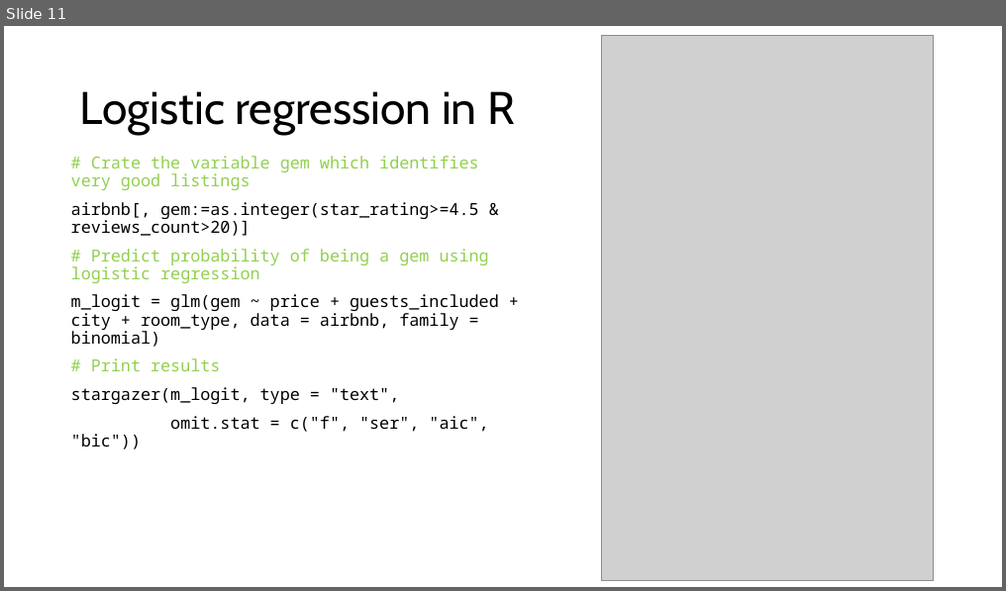
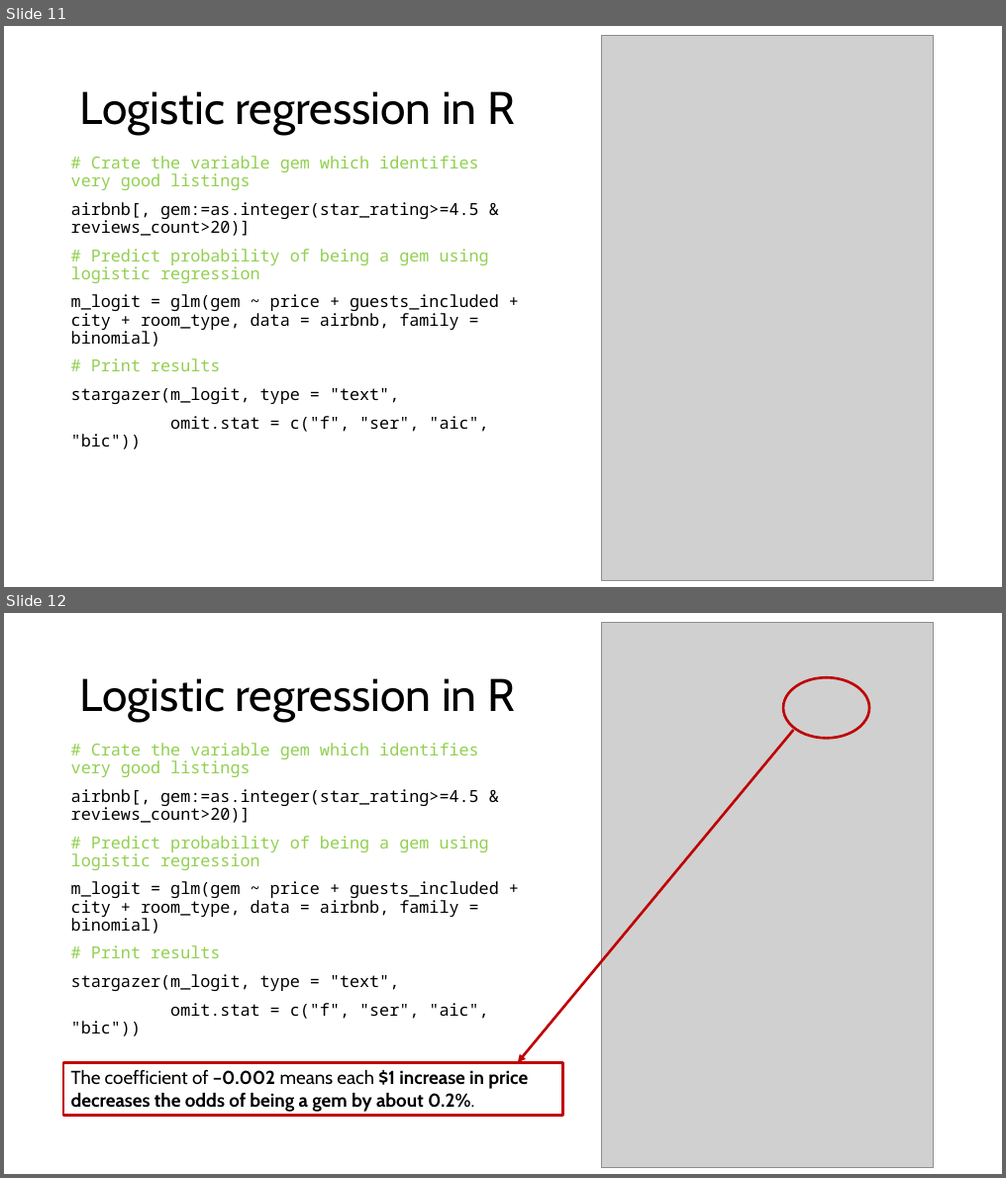
Before and after one commit to dadepro/mkt566, a slide deck: w4/w4-2-logit.pptx. Shown one above the other, each under a label of ours: slide 11 before the commit, slides 11 and 12 after it. The pictures are 1006x591 and 1006x1178 pixels, drawn with LibreOffice and Linux fonts; fonts in the diff are those of the drawing; grey boxes stand for pictures. Boxes give left, top, right and bottom in pixels: in the first picture for what was removed or moved away, otherwise in the second. Text is boxed around its words. In the diff, an @@ line names an element or a change of style, - is before the commit and + after.

Commit message:
slides w4

```diff
--- a/w4/w4-2-logit.pptx
+++ b/w4/w4-2-logit.pptx
@@ slide 12 added at (x1=4, y1=613, x2=1002, y2=1174), background #FFFFFF @@
@@ picture added at (x1=602, y1=622, x2=934, y2=1167) @@
@@ title added at (x1=80, y1=678, x2=515, y2=722), 44 pt, text #000000 @@
+Logistic regression in R
@@ ellipse added at (x1=783, y1=677, x2=869, y2=738), outline #C00000 2.5 pt @@
@@ arrow added from (794, 730) to (518, 1062), #C00000 2.5 pt @@
@@ text added at (x1=71, y1=743, x2=499, y2=1019), 16 pt, text #000000 @@
+# Crate the variable gem which identifies very good listings
+airbnb[, gem:=as.integer(star_rating>=4.5 & reviews_count>20)]
+# Predict probability of being a gem using logistic regression
+m_logit = glm(gem ~ price + guests_included + city + room_type, data = airbnb, family = binomial)
+# Print results
+stargazer(m_logit, type = "text",
+omit.stat = c("f", "ser", "aic", "bic"))
@@ rectangle added at (x1=63, y1=1062, x2=563, y2=1116), outline #C00000 2.5 pt, 18 pt, text #000000, bold @@
+The coefficient of –0.002 means each $1 increase in price decreases the odds of being a gem by about 0.2%.
```
Also in this commit, not shown: 1 other file.
